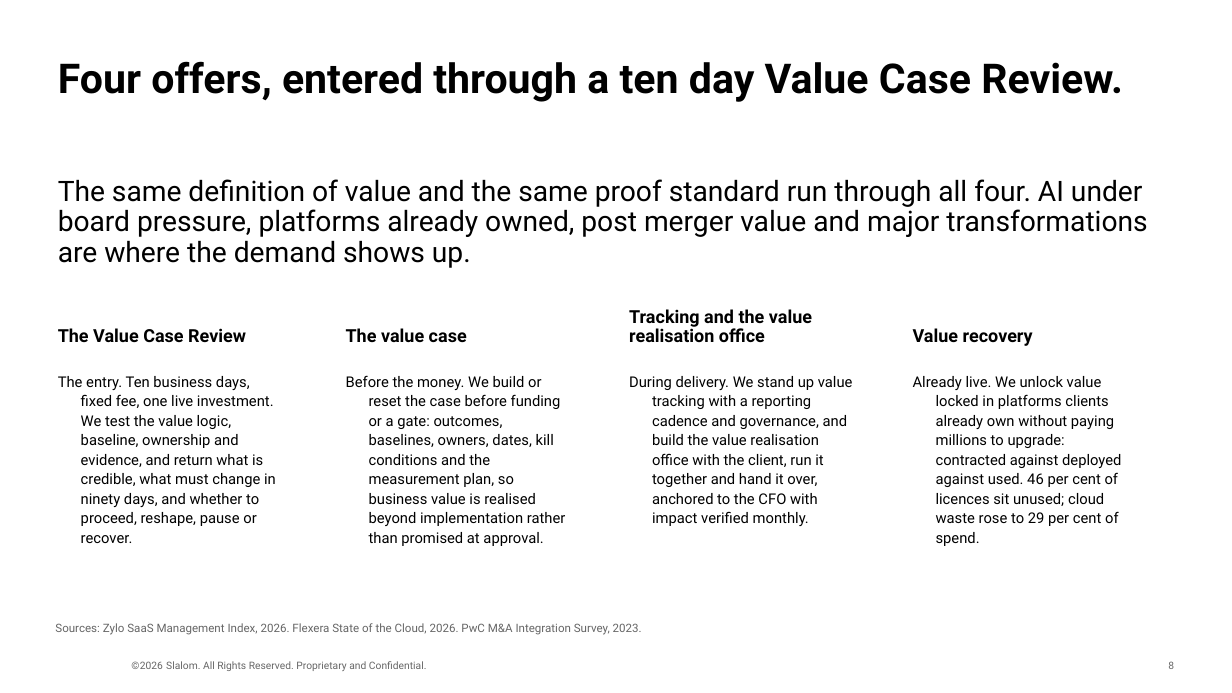
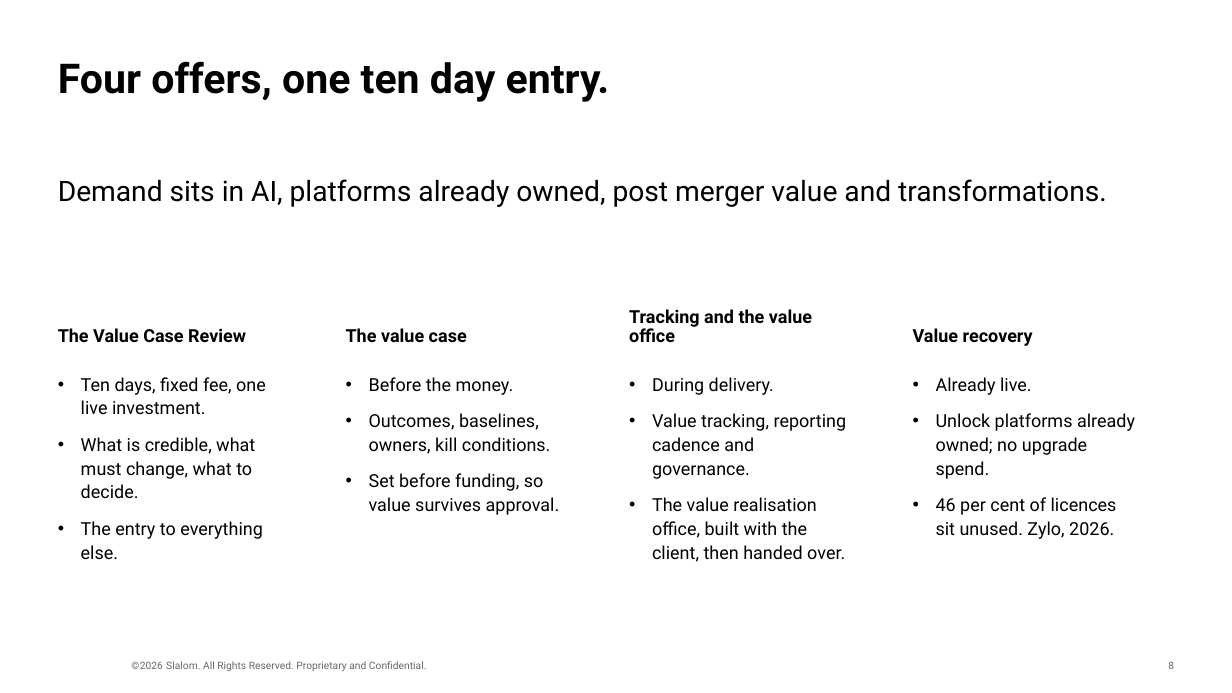
Before and after one commit to leewainescott-debug/anthropic-claude-code, a slide deck: slide 8 of value-practice-gtm/Value_Realisation_Internal_Deck.pptx. Drawn at 1232x693 pixels with LibreOffice and Linux fonts; fonts in the diff are those of the drawing; background and template pictures are left out. Boxes give left, top, right and bottom in pixels: in the first picture for what was removed or moved away, otherwise in the second. Text is boxed around its words. In the diff, an @@ line names an element or a change of style, - is before the commit and + after.

```diff
--- a/value-practice-gtm/Value_Realisation_Internal_Deck.pptx
+++ b/value-practice-gtm/Value_Realisation_Internal_Deck.pptx
@@ title at [58, 61, 610, 102]: text changed @@
-Four offers, entered through a ten day Value Case Review.
+Four offers, one ten day entry.
@@ text at [58, 179, 1107, 207]: text changed @@
-The same definition of value and the same proof standard run through all four. AI under board pressure, platforms already owned, post merger value and major transformations are where the demand shows up.
+Demand sits in AI, platforms already owned, post merger value and transformations.
@@ text at [629, 309, 812, 342]: text changed @@
-Tracking and the value realisation office
+Tracking and the value office
@@ text at [81, 377, 266, 559]: text changed; size 11.5 to 14 pt @@
-The entry. Ten business days, fixed fee, one live investment. We test the value logic, baseline, ownership and evidence, and return what is credible, what must change in ninety days, and whether to proceed, reshape, pause or recover.
+• Ten days, fixed fee, one live investment.
+• What is credible, what must change, what to decide.
+• The entry to everything else.
@@ text at [369, 377, 560, 515]: text changed; size 11.5 to 14 pt @@
-Before the money. We build or reset the case before funding or a gate: outcomes, baselines, owners, dates, kill conditions and the measurement plan, so business value is realised beyond implementation rather than promised at approval.
+• Before the money.
+• Outcomes, baselines, owners, kill conditions.
+• Set before funding, so value survives approval.
@@ text at [652, 377, 847, 562]: text changed; size 11.5 to 14 pt @@
-During delivery. We stand up value tracking with a reporting cadence and governance, and build the value realisation office with the client, run it together and hand it over, anchored to the CFO with impact verified monthly.
+• During delivery.
+• Value tracking, reporting cadence and governance.
+• The value realisation office, built with the client, then handed over.
@@ text at [936, 377, 1135, 539]: text changed; size 11.5 to 14 pt @@
-Already live. We unlock value locked in platforms clients already own without paying millions to upgrade: contracted against deployed against used. 46 per cent of licences sit unused; cloud waste rose to 29 per cent of spend.
+• Already live.
+• Unlock platforms already owned; no upgrade spend.
+• 46 per cent of licences sit unused. Zylo, 2026.
@@ text removed at [55, 623, 642, 635] @@
-Sources: Zylo SaaS Management Index, 2026. Flexera State of the Cloud, 2026. PwC M&A Integration Survey, 2023.
```
Also in this commit, not shown: 9 other slides changed.
